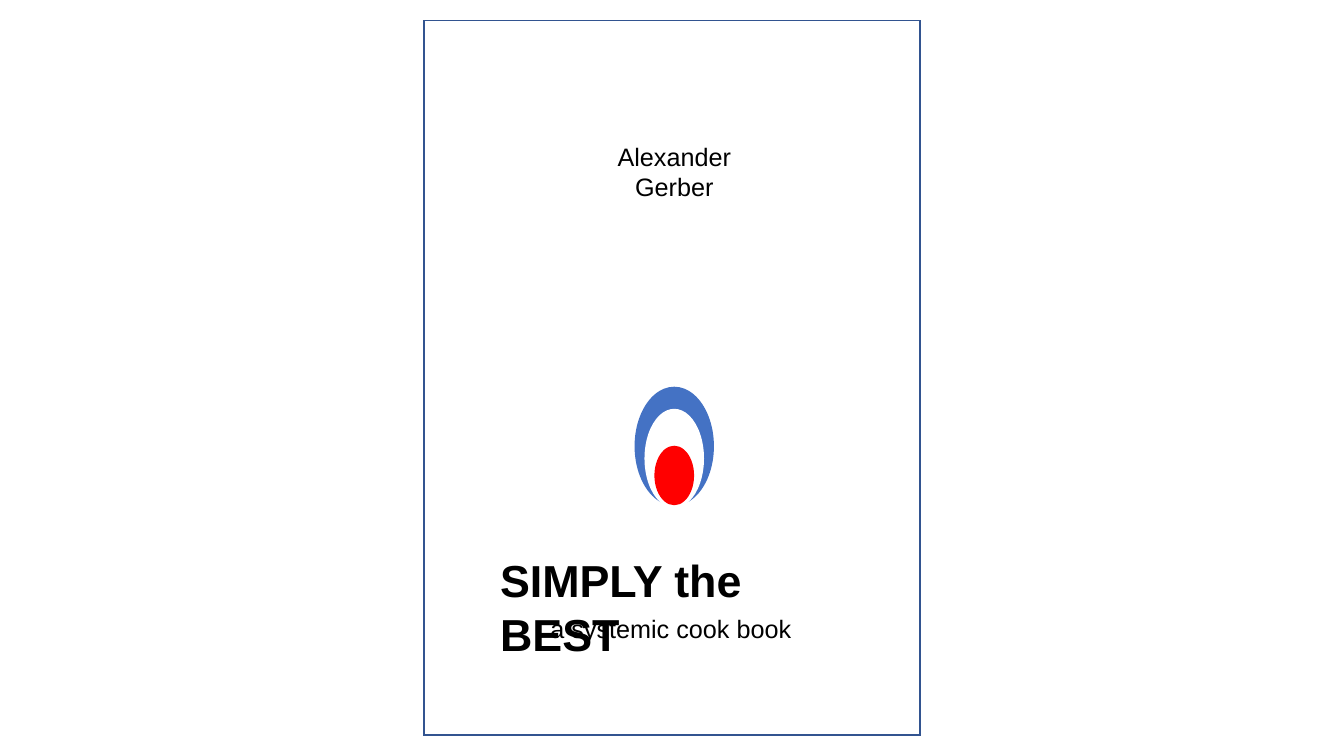
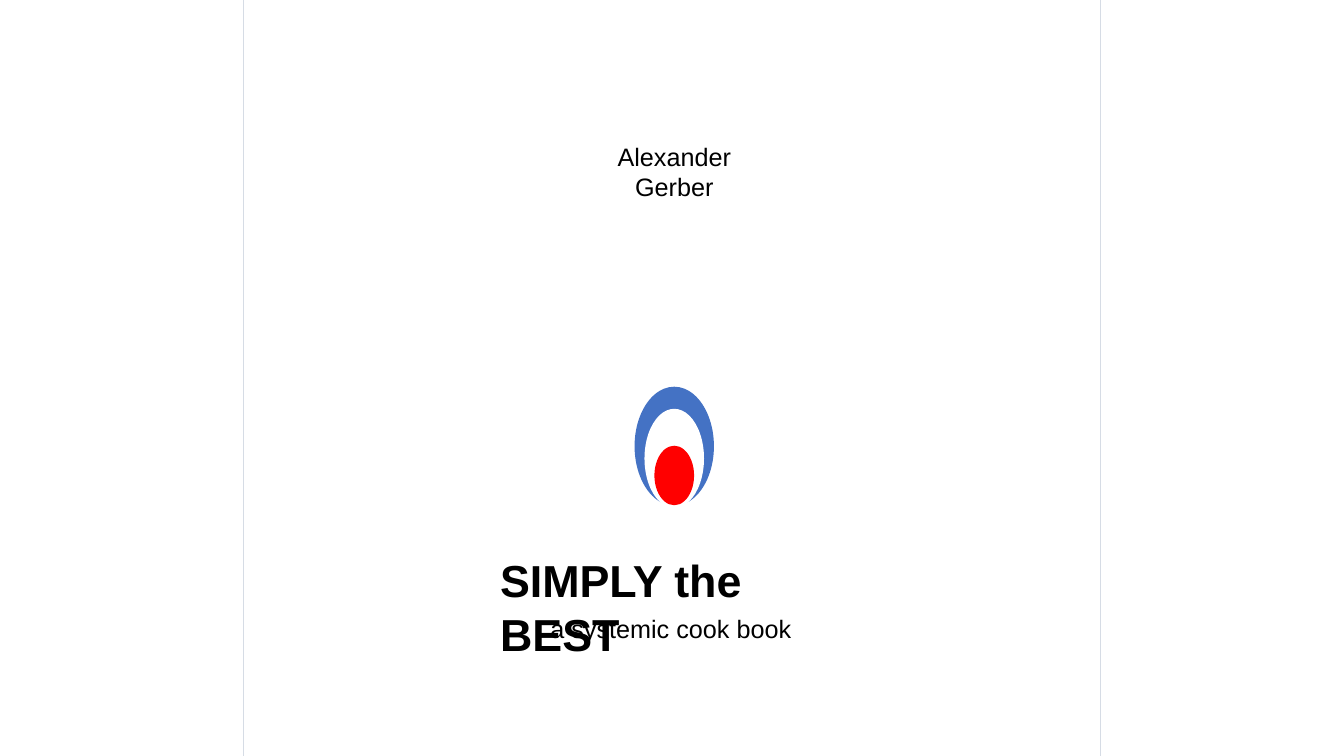
Before and after one commit to cmdsdude/scb, a slide deck: slide 6 of Simply the Best [Automatisch gespeichert].pptx. Drawn at 1344x756 pixels with LibreOffice and Linux fonts; fonts in the diff are those of the drawing. Boxes give left, top, right and bottom in pixels: in the first picture for what was removed or moved away, otherwise in the second. Text is boxed around its words. In the diff, an @@ line names an element or a change of style, - is before the commit and + after.

```diff
--- a/Simply the Best [Automatisch gespeichert].pptx
+++ b/Simply the Best [Automatisch gespeichert].pptx
@@ rectangle: place and size @@
-rectangle at <box>424,21,921,736</box>
+rectangle at <box>243,0,1100,756</box>
@@ rectangle at <box>243,0,1100,756</box>: outline #325491 1 pt to #D6DCE5 1 pt @@
```
Also in this commit, not shown: 2 other files.
